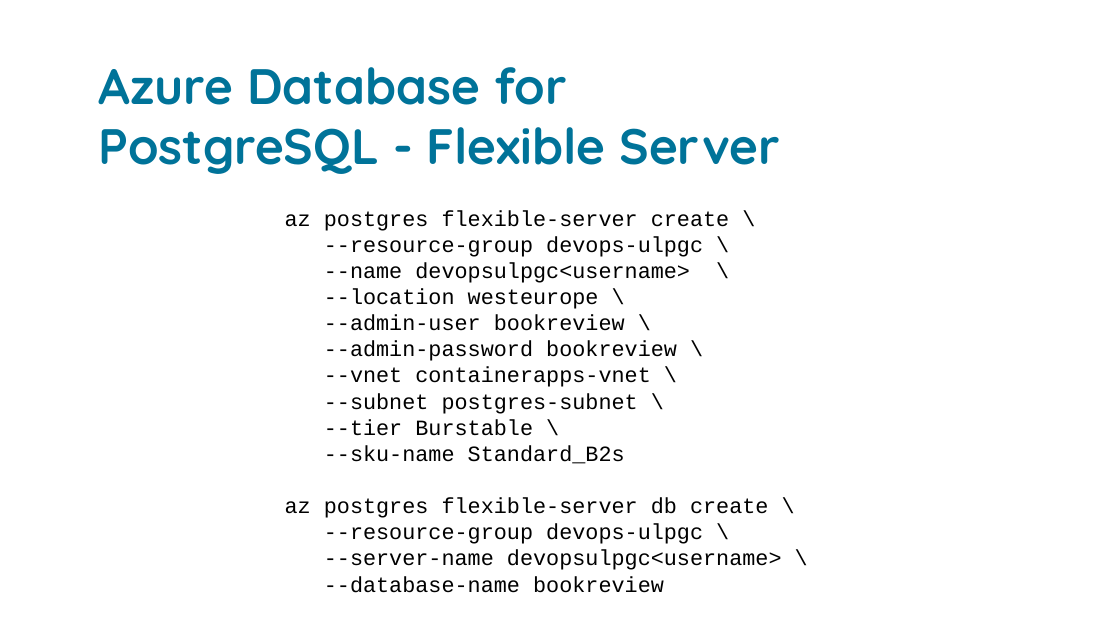
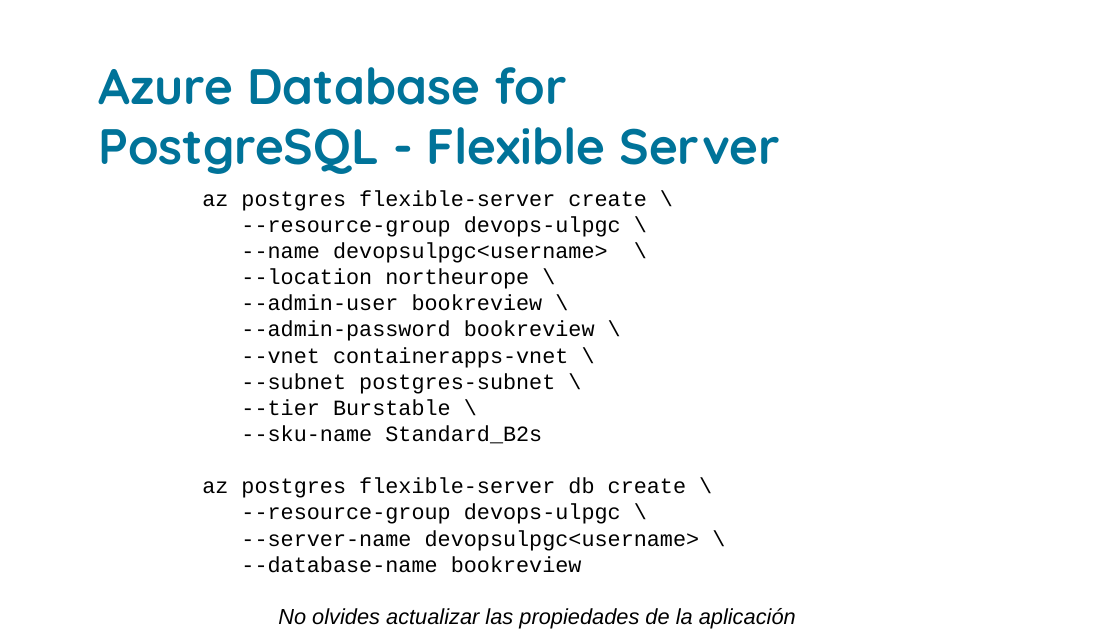
Before and after one commit to grupoinetel/curso-devops-ulpgc, a slide deck: slide 29 of ppt/container_apps-devops-ulpgc.pptx. Drawn at 1120x630 pixels with LibreOffice and Linux fonts; fonts in the diff are those of the drawing; background and template pictures are left out. Boxes give left, top, right and bottom in pixels: in the first picture for what was removed or moved away, otherwise in the second. Text is boxed around its words. In the diff, an @@ line names an element or a change of style, - is before the commit and + after.

Commit message:
minor fixes container_apps slides

```diff
--- a/ppt/container_apps-devops-ulpgc.pptx
+++ b/ppt/container_apps-devops-ulpgc.pptx
@@ text "az postgres flexible-server create \" moved from (x1=285, y1=210, x2=782, y2=593) to (x1=202, y1=190, x2=796, y2=629) @@
@@ text at (x1=241, y1=269, x2=529, y2=289): text changed @@
---location westeurope \
+--location northeurope \
@@ text at (x1=278, y1=608, x2=796, y2=629): paragraph added @@
+No olvides actualizar las propiedades de la aplicación
```
Also in this commit, not shown: 8 other slides changed, 2 slides added, 1 other file.
